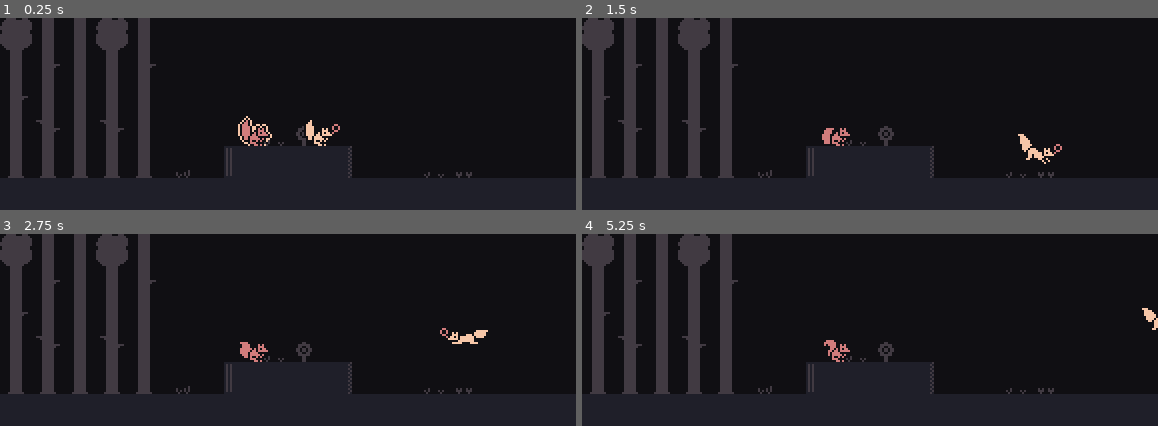
Above: before the commit, frames 1-4 (two rows, left to right).
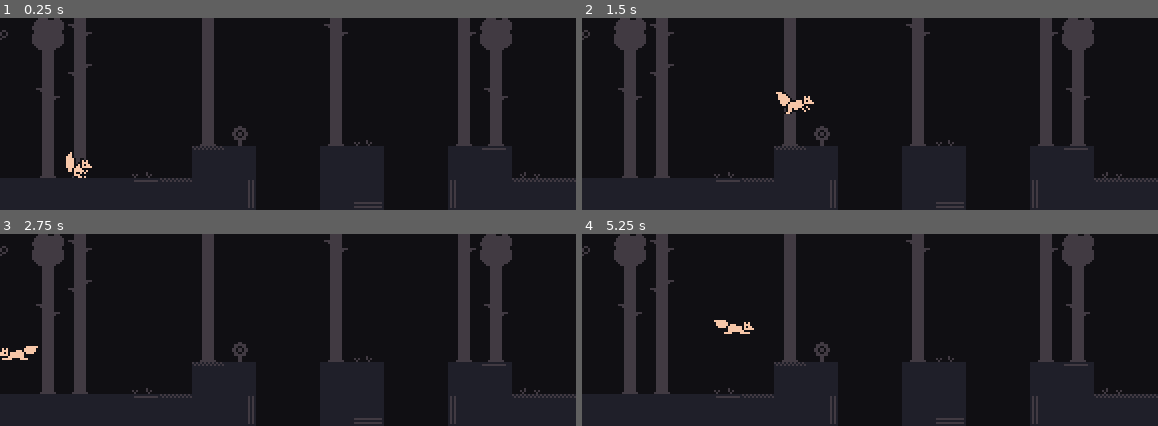
Above: after the commit, the same moments.

Repository: BenjaTK/first-date
Game: Godot game, scene res://scenes/main/main.tscn
The game is run twice, just before and just after one commit, with the same random seed, the same clock (stepped at 60 frames per second) and the same inputs. Sound files missing from this copy of the repository are replaced by a short silence.
Inputs:
- Up to frame 1 (0.25 s): no input
- Up to frame 2 (1.5 s): hold Shift (glide) 0.53-1.28 s; hold D (move_right) from 0.53 s (still down); tap Space (jump) at 0.77, 0.8, 1.07, 1.35 s
- Up to frame 3 (2.75 s): tap Space (jump) at 1.52, 1.82, 2.3 s; tap Shift (glide) at 1.55 s; release D (move_right) at 2.03 s; hold A (move_left) from 2.03 s (still down); hold Shift (glide) from 2.03 s (still down)
- Up to frame 4 (5.25 s): release A (move_left) at 2.78 s; release Shift (glide) at 2.78 s; hold D (move_right) 2.78-4.28 s; tap S (interact) at 2.85 s; tap Space (jump) at 3.02, 3.32, 3.77, 3.8, 4.07, 4.35, 4.52, 4.82 s; tap Shift (glide) at 3.05, 4.55 s; hold Shift (glide) 3.53-4.28 s; hold A (move_left) 4.28-5.03 s; hold D (move_right) from 5.03 s (still down); hold Shift (glide) from 5.03 s (still down)

The runs differ from the first frame. In frame 1, 15% of the frame differs, in the area x 0-100%, y 0-99%; in frame 2, 15%; in frame 3, 15%; in frame 4, 15%.

Commit message:
Finished game

Diff:
--- a/characters/player/player.gd
+++ b/characters/player/player.gd
@@ -24,7 +24,7 @@
 var on_ground: bool = false
 var gravity_scale: float = 1.0
 var state_machine: StateMachine = StateMachine.new()
-var has_flower: bool = true
+var has_flower: bool = false
 var can_move: bool = true
 
 @onready var jump_velocity: float = ((2.0 * jump_height) / jump_time_to_peak) * -1.0
@@ -38,6 +38,7 @@
 @onready var flower: Sprite2D = $Sprite/Flower
 @onready var animator: AnimationPlayer = $Animator
 @onready var wind_detector: Area2D = $WindDetector
+@onready var glide_sfx: AudioStreamPlayer = $GlideSFX
 
 
 func _ready() -> void:
@@ -60,6 +61,8 @@
 			gravity_scale = wind.gravity_scale
 			if wind.direction != Vector2i.UP:
 				velocity += wind.direction * wind.push
+
+	glide_sfx.volume_db = lerp(glide_sfx.volume_db, -10.0 if state_machine.current_state == _glide_state else -50.0, 8.0 * delta)
 
 	dir = _get_dir()
 	if is_on_floor():
@@ -138,6 +141,7 @@
 			if wind.direction != Vector2i.UP:
 				velocity += wind.direction * wind.push
 
+	print(velocity.y)
 	if is_on_floor():
 		state_machine.set_state(_idle_state)
 	else:
@@ -172,6 +176,7 @@
 	jump_buffer.stop()
 	coyote_time.stop()
 	velocity.y = jump_velocity
+	$JumpSFX.play()
 
 
 func is_gliding() -> bool:
--- a/characters/player/player.tscn
+++ b/characters/player/player.tscn
@@ -1,8 +1,16 @@
-[gd_scene load_steps=13 format=3 uid="uid://bik6uuxmujoy"]
+[gd_scene load_steps=23 format=3 uid="uid://bik6uuxmujoy"]
 
 [ext_resource type="Script" path="res://characters/player/player.gd" id="1_xatgx"]
 [ext_resource type="Texture2D" uid="uid://clfndivhvnosp" path="res://characters/player/player.png" id="2_mk71b"]
 [ext_resource type="Texture2D" uid="uid://bwv1qirj44fy" path="res://characters/player/flower_held.png" id="3_cjocv"]
+[ext_resource type="AudioStream" uid="uid://duocaxfi2mdhs" path="res://characters/player/sfx/footstep grass 19.wav" id="5_tsade"]
+[ext_resource type="AudioStream" uid="uid://dbs120txnvnfc" path="res://characters/player/sfx/footstep grass and leaves 1.wav" id="5_wbfny"]
+[ext_resource type="AudioStream" uid="uid://bj81crojohigj" path="res://characters/player/sfx/footstep grass and leaves small 4.wav" id="7_2k3a0"]
+[ext_resource type="AudioStream" uid="uid://drun1pkmnpebb" path="res://characters/player/sfx/footstep grass and leaves small 2.wav" id="8_j0tkb"]
+[ext_resource type="AudioStream" uid="uid://dstdxr1yxoikt" path="res://characters/player/sfx/footstep grass light step 6.wav" id="8_pk11a"]
+[ext_resource type="AudioStream" uid="uid://cafcy6rwx7fv7" path="res://characters/player/sfx/sfx_glide.wav" id="9_mrnph"]
+[ext_resource type="AudioStream" uid="uid://c5rw4lq3ol1du" path="res://characters/player/sfx/sfx_jump-01.wav" id="10_6rgkr"]
+[ext_resource type="AudioStream" uid="uid://bis147tumoh56" path="res://characters/player/sfx/sfx_jump-02.wav" id="11_chxu5"]
 
 [sub_resource type="Animation" id="Animation_1xm2n"]
 length = 0.1
@@ -384,6 +392,23 @@
 "update": 1,
 "values": [0, 1, 2, 3, 4, 5]
 }
+tracks/6/type = "method"
+tracks/6/imported = false
+tracks/6/enabled = true
+tracks/6/path = NodePath("StepSFX")
+tracks/6/interp = 1
+tracks/6/loop_wrap = true
+tracks/6/keys = {
+"times": PackedFloat32Array(0, 0.3),
+"transitions": PackedFloat32Array(1, 1),
+"values": [{
+"args": [0.0],
+"method": &"play"
+}, {
+"args": [0.0],
+"method": &"play"
+}]
+}
 
 [sub_resource type="Animation" id="Animation_4bu1g"]
 length = 0.001
@@ -417,6 +442,26 @@
 [sub_resource type="CircleShape2D" id="CircleShape2D_vha4n"]
 radius = 8.06226
 
+[sub_resource type="AudioStreamRandomizer" id="AudioStreamRandomizer_2luaw"]
+streams_count = 5
+stream_0/stream = ExtResource("5_tsade")
+stream_0/weight = 0.1
+stream_1/stream = ExtResource("5_wbfny")
+stream_1/weight = 0.1
+stream_2/stream = ExtResource("8_j0tkb")
+stream_2/weight = 1.0
+stream_3/stream = ExtResource("7_2k3a0")
+stream_3/weight = 1.0
+stream_4/stream = ExtResource("8_pk11a")
+stream_4/weight = 0.1
+
+[sub_resource type="AudioStreamRandomizer" id="AudioStreamRandomizer_p4vcd"]
+streams_count = 2
+stream_0/stream = ExtResource("10_6rgkr")
+stream_0/weight = 1.0
+stream_1/stream = ExtResource("11_chxu5")
+stream_1/weight = 1.0
+
 [node name="Player" type="CharacterBody2D"]
 collision_layer = 2
 script = ExtResource("1_xatgx")
@@ -424,14 +469,14 @@
 jump_height = 30.0
 jump_time_to_peak = 0.3
 jump_time_to_descent = 0.26
-glide_time_to_descent = 1.0
+glide_time_to_descent = 1.15
+glide_terminal_velocity = 64.0
 
 [node name="Sprite" type="Sprite2D" parent="."]
 texture_filter = 1
 texture = ExtResource("2_mk71b")
 hframes = 4
 vframes = 4
-frame = 6
 metadata/_aseprite_wizard_config_ = {
 "i_mode": -1,
 "keep_anim_length": false,
@@ -476,3 +521,19 @@
 [node name="CollisionShape2D" type="CollisionShape2D" parent="WindDetector"]
 position = Vector2(0, 10)
 shape = SubResource("CircleShape2D_vha4n")
+
+[node name="StepSFX" type="AudioStreamPlayer" parent="."]
+stream = SubResource("AudioStreamRandomizer_2luaw")
+max_polyphony = 2
+
+[node name="GlideSFX" type="AudioStreamPlayer" parent="."]
+stream = ExtResource("9_mrnph")
+volume_db = -50.0
+autoplay = true
+max_polyphony = 2
+
+[node name="JumpSFX" type="AudioStreamPlayer" parent="."]
+stream = SubResource("AudioStreamRandomizer_p4vcd")
+volume_db = -15.0
+autoplay = true
+max_polyphony = 2
--- a/project.godot
+++ b/project.godot
@@ -36,26 +36,35 @@
 move_left={
 "deadzone": 0.5,
 "events": [Object(InputEventKey,"resource_local_to_scene":false,"resource_name":"","device":-1,"window_id":0,"alt_pressed":false,"shift_pressed":false,"ctrl_pressed":false,"meta_pressed":false,"pressed":false,"keycode":0,"physical_keycode":65,"key_label":0,"unicode":97,"echo":false,"script":null)
+, Object(InputEventJoypadMotion,"resource_local_to_scene":false,"resource_name":"","device":-1,"axis":0,"axis_value":-1.0,"script":null)
+, Object(InputEventKey,"resource_local_to_scene":false,"resource_name":"","device":-1,"window_id":0,"alt_pressed":false,"shift_pressed":false,"ctrl_pressed":false,"meta_pressed":false,"pressed":false,"keycode":0,"physical_keycode":4194319,"key_label":0,"unicode":0,"echo":false,"script":null)
 ]
 }
 move_right={
 "deadzone": 0.5,
 "events": [Object(InputEventKey,"resource_local_to_scene":false,"resource_name":"","device":-1,"window_id":0,"alt_pressed":false,"shift_pressed":false,"ctrl_pressed":false,"meta_pressed":false,"pressed":false,"keycode":0,"physical_keycode":68,"key_label":0,"unicode":100,"echo":false,"script":null)
+, Object(InputEventJoypadMotion,"resource_local_to_scene":false,"resource_name":"","device":-1,"axis":0,"axis_value":1.0,"script":null)
+, Object(InputEventKey,"resource_local_to_scene":false,"resource_name":"","device":-1,"window_id":0,"alt_pressed":false,"shift_pressed":false,"ctrl_pressed":false,"meta_pressed":false,"pressed":false,"keycode":0,"physical_keycode":4194321,"key_label":0,"unicode":0,"echo":false,"script":null)
 ]
 }
 jump={
 "deadzone": 0.5,
 "events": [Object(InputEventKey,"resource_local_to_scene":false,"resource_name":"","device":-1,"window_id":0,"alt_pressed":false,"shift_pressed":false,"ctrl_pressed":false,"meta_pressed":false,"pressed":false,"keycode":0,"physical_keycode":32,"key_label":0,"unicode":32,"echo":false,"script":null)
+, Object(InputEventJoypadButton,"resource_local_to_scene":false,"resource_name":"","device":-1,"button_index":0,"pressure":0.0,"pressed":true,"script":null)
+, Object(InputEventKey,"resource_local_to_scene":false,"resource_name":"","device":-1,"window_id":0,"alt_pressed":false,"shift_pressed":false,"ctrl_pressed":false,"meta_pressed":false,"pressed":false,"keycode":0,"physical_keycode":4194320,"key_label":0,"unicode":0,"echo":false,"script":null)
 ]
 }
 glide={
 "deadzone": 0.5,
 "events": [Object(InputEventKey,"resource_local_to_scene":false,"resource_name":"","device":-1,"window_id":0,"alt_press …(182 unchanged characters)…
+, Object(InputEventJoypadButton,"resource_local_to_scene":false,"resource_name":"","device":-1,"button_index":2,"pressure":0.0,"pressed":true,"script":null)
 ]
 }
 interact={
 "deadzone": 0.5,
 "events": [Object(InputEventKey,"resource_local_to_scene":false,"resource_name":"","device":-1,"window_id":0,"alt_pressed":false,"shift_pressed":false,"ctrl_pressed":false,"meta_pressed":false,"pressed":false,"keycode":0,"physical_keycode":83,"key_label":0,"unicode":115,"echo":false,"script":null)
+, Object(InputEventJoypadButton,"resource_local_to_scene":false,"resource_name":"","device":-1,"button_index":1,"pressure":0.0,"pressed":true,"script":null)
+, Object(InputEventKey,"resource_local_to_scene":false,"resource_name":"","device":-1,"window_id":0,"alt_pressed":false,"shift_pressed":false,"ctrl_pressed":false,"meta_pressed":false,"pressed":false,"keycode":0,"physical_keycode":4194322,"key_label":0,"unicode":0,"echo":false,"script":null)
 ]
 }
 
--- a/scenes/main/main.tscn
+++ b/scenes/main/main.tscn
@@ -9,13 +9,17 @@
 [ext_resource type="PackedScene" uid="uid://dainvxfj8xqf0" path="res://helpers/interactable.tscn" id="7_0i643"]
 [ext_resource type="Script" path="res://world/flower.gd" id="8_7vrhj"]
 [ext_resource type="Shader" path="res://helpers/outline_shader.gdshader" id="9_1biyy"]
+[ext_resource type="AudioStream" uid="uid://cwmpyvjfgxt37" path="res://world/flower_out_sfx.wav" id="9_k7pjb"]
 [ext_resource type="Script" path="res://scenes/main/other_squirrel.gd" id="9_qjbyr"]
+[ext_resource type="Texture2D" uid="uid://dc3mk1cjomcql" path="res://world/start_flower.png" id="10_8qa3v"]
 [ext_resource type="Texture2D" uid="uid://55c1b5vqwklj" path="res://scenes/main/other_squirrel.png" id="10_p44e8"]
 [ext_resource type="Texture2D" uid="uid://bwv1qirj44fy" path="res://characters/player/flower_held.png" id="12_yfms1"]
 [ext_resource type="Texture2D" uid="uid://dx5dubsek5kke" path="res://world/heart.png" id="13_n3ch8"]
 [ext_resource type="Shader" path="res://interface/shrinking_circle.gdshader" id="14_1ibfh"]
 [ext_resource type="Script" path="res://interface/shrinking_circle.gd" id="15_nk6ia"]
+[ext_resource type="AudioStream" uid="uid://dw3y8necuk2re" path="res://world/heart_beat.wav" id="16_uet6h"]
 [ext_resource type="FontFile" uid="uid://d1b63uqslf0cw" path="res://interface/silver.ttf" id="16_y0ywe"]
+[ext_resource type="AudioStream" uid="uid://cjqbx6bslqwm1" path="res://world/ambience_woods.wav" id="20_u6jlu"]
 
 [sub_resource type="TileMapPattern" id="TileMapPattern_p8x64"]
 tile_data = PackedInt32Array(0, 262144, 0, 1, 327680, 0, 2, 262144, 268435456)
@@ -109,10 +113,19 @@
 [sub_resource type="RectangleShape2D" id="RectangleShape2D_naax4"]
 size = Vector2(1192, 16)
 
+[sub_resource type="ShaderMaterial" id="ShaderMaterial_7rdb6"]
+shader = ExtResource("9_1biyy")
+shader_parameter/color = Color(0.964706, 0.776471, 0.658824, 1)
+shader_parameter/width = 0.0
+shader_parameter/pattern = 0
+shader_parameter/inside = false
+shader_parameter/add_margins = false
+shader_parameter/transparency_color = Color(0, 0, 0, 0)
+
 [sub_resource type="CircleShape2D" id="CircleShape2D_hynv4"]
 radius = 40.0
 
-[sub_resource type="ShaderMaterial" id="ShaderMaterial_7rdb6"]
+[sub_resource type="ShaderMaterial" id="ShaderMaterial_xxwkf"]
 shader = ExtResource("9_1biyy")
 shader_parameter/color = Color(0.964706, 0.776471, 0.658824, 1)
 shader_parameter/width = 0.0
@@ -173,10 +186,10 @@
 [node name="TileMap" type="TileMap" parent="."]
 tile_set = SubResource("TileSet_gue0r")
 format = 2
-layer_0/tile_data = PackedInt32Array(393215, 0, 0, 327679, 0 …(13166 unchanged characters)… , -1507255, 0, 0, -1507254, 0, 0, -1507253, 0, 0, -1507252, 0, 0, -1507251, 0, 0, -1507250, 0, 0, -1507249, 196608, 1610612736, -1507248, 0, 0, -1507247, 0, 0, -1507246, 65536, 0, -1507245, 0, 0, -1507244, 0, 0, -1507243, 0, 0, -1441723, 131072 …(1471 unchanged characters)…
+layer_0/tile_data = PackedInt32Array(393215, 0, 0, 327679, 0 …(13166 unchanged characters)… , -1507255, 0, 0, -1507254, 0, 0, -1507249, 196608, 1610612736, -1507248, 0, 0, -1507243, 0, 0, -1441723, 131072 …(1471 unchanged characters)…
 
 [node name="Player" parent="." instance=ExtResource("2_k8b77")]
-position = Vector2(736, -336)
+position = Vector2(40, 64)
 
 [node name="Camera" type="Camera2D" parent="Player"]
 script = ExtResource("4_sop8a")
@@ -531,6 +544,14 @@
 position = Vector2(1584, -40)
 script = ExtResource("8_7vrhj")
 
+[node name="AudioStreamPlayer" type="AudioStreamPlayer2D" parent="Flower"]
+stream = ExtResource("9_k7pjb")
+
+[node name="Sprite" type="Sprite2D" parent="."]
+material = SubResource("ShaderMaterial_7rdb6")
+position = Vector2(2, 8)
+texture = ExtResource("10_8qa3v")
+
 [node name="OtherSquirrel" type="Area2D" parent="." node_paths=PackedStringArray("shrinking_circle", "ending_screen")]
 z_index = -1
 position = Vector2(704, -328)
@@ -545,7 +566,7 @@
 
 [node name="Sprite" type="AnimatedSprite2D" parent="OtherSquirrel"]
 texture_filter = 1
-material = SubResource("ShaderMaterial_7rdb6")
+material = SubResource("ShaderMaterial_xxwkf")
 position = Vector2(0, -8)
 sprite_frames = SubResource("SpriteFrames_ukb1f")
 autoplay = "default"
@@ -568,6 +589,13 @@
 z_index = -1
 position = Vector2(2, 1)
 texture = ExtResource("13_n3ch8")
+
+[node name="SFXFlower" type="AudioStreamPlayer2D" parent="OtherSquirrel"]
+stream = ExtResource("9_k7pjb")
+
+[node name="SFXHeart" type="AudioStreamPlayer2D" parent="OtherSquirrel"]
+stream = ExtResource("16_uet6h")
+volume_db = 2.0
 
 [node name="EndingScreen" type="CanvasLayer" parent="."]
 
@@ -608,6 +636,11 @@
 label_settings = SubResource("LabelSettings_x87fu")
 horizontal_alignment = 1
 
+[node name="Ambience" type="AudioStreamPlayer" parent="."]
+stream = ExtResource("20_u6jlu")
+volume_db = -5.0
+autoplay = true
+
 [connection signal="interacted" from="Flower" to="Flower" method="_on_interacted"]
 [connection signal="interacted" from="OtherSquirrel" to="OtherSquirrel" method="_on_interacted"]
 
--- a/scenes/main/other_squirrel.gd
+++ b/scenes/main/other_squirrel.gd
@@ -6,6 +6,8 @@
 
 @onready var flower: Sprite2D = $Sprite/Flower
 @onready var heart: Sprite2D = $Heart
+@onready var sfx_flower: AudioStreamPlayer2D = $SFXFlower
+@onready var sfx_heart: AudioStreamPlayer2D = $SFXHeart
 
 
 func _ready() -> void:
@@ -15,16 +17,21 @@
 
 func _on_interacted() -> void:
 	var player: Player = get_overlapping_bodies().front()
+	if not player.has_flower:
+		return
+
 	player.can_move = false
 	monitoring = false
 	sprite.pause()
 
-	await get_tree().create_timer(0.5).timeout
+	await get_tree().create_timer(0.1).timeout
 	player.has_flower = false
+	sfx_flower.play()
 	flower.show()
 	var tween: Tween = create_tween().set_ease(Tween.EASE_OUT).set_trans(Tween.TRANS_QUINT).set_parallel(true)
 	tween.tween_callback(heart.show).set_delay(1.25)
 	tween.tween_property(heart, "position", Vector2(2, -9), 0.5).set_delay(1.25)
+	tween.tween_callback(sfx_heart.play).set_delay(1.5)
 	tween.tween_callback(sprite.play).set_delay(1.25)
 	tween.tween_property(shrinking_circle, "circle_size", 0.3, 1.0).set_delay(2.5)
 	tween.tween_property(shrinking_circle, "circle_size", 0.0, 1.0).set_delay(4.0)
--- a/world/flower.gd
+++ b/world/flower.gd
@@ -1,6 +1,12 @@
 extends Interactable
 
 
+@onready var audio_stream_player: AudioStreamPlayer2D = $AudioStreamPlayer
+
+
 func _on_interacted() -> void:
+	audio_stream_player.play()
+	hide()
+	get_overlapping_bodies().front().has_flower = true
+	await audio_stream_player.finished
 	queue_free()
-	get_overlapping_bodies().front().has_flower = true
Not shown, added: characters/player/sfx/footstep grass 19.wav.import
Not shown, added: characters/player/sfx/footstep grass and leaves 1.wav.import
Not shown, added: characters/player/sfx/footstep grass and leaves small 2.wav.import
Not shown, added: characters/player/sfx/footstep grass and leaves small 4.wav.import
Not shown, added: characters/player/sfx/footstep grass light step 6.wav.import
Not shown, added: characters/player/sfx/footstep grass light step 7.wav.import
Not shown, added: characters/player/sfx/sfx_glide.wav.import
Not shown, added: characters/player/sfx/sfx_jump-01.wav.import
Not shown, added: characters/player/sfx/sfx_jump-02.wav.import
Not shown: 2 places in helpers/interactable.tscn that only renumber resources
Not shown: 1 places in scenes/main/main.tscn that only renumber resources
Not shown, added: world/ambience_woods.wav.import
(and 18 more such lines)
